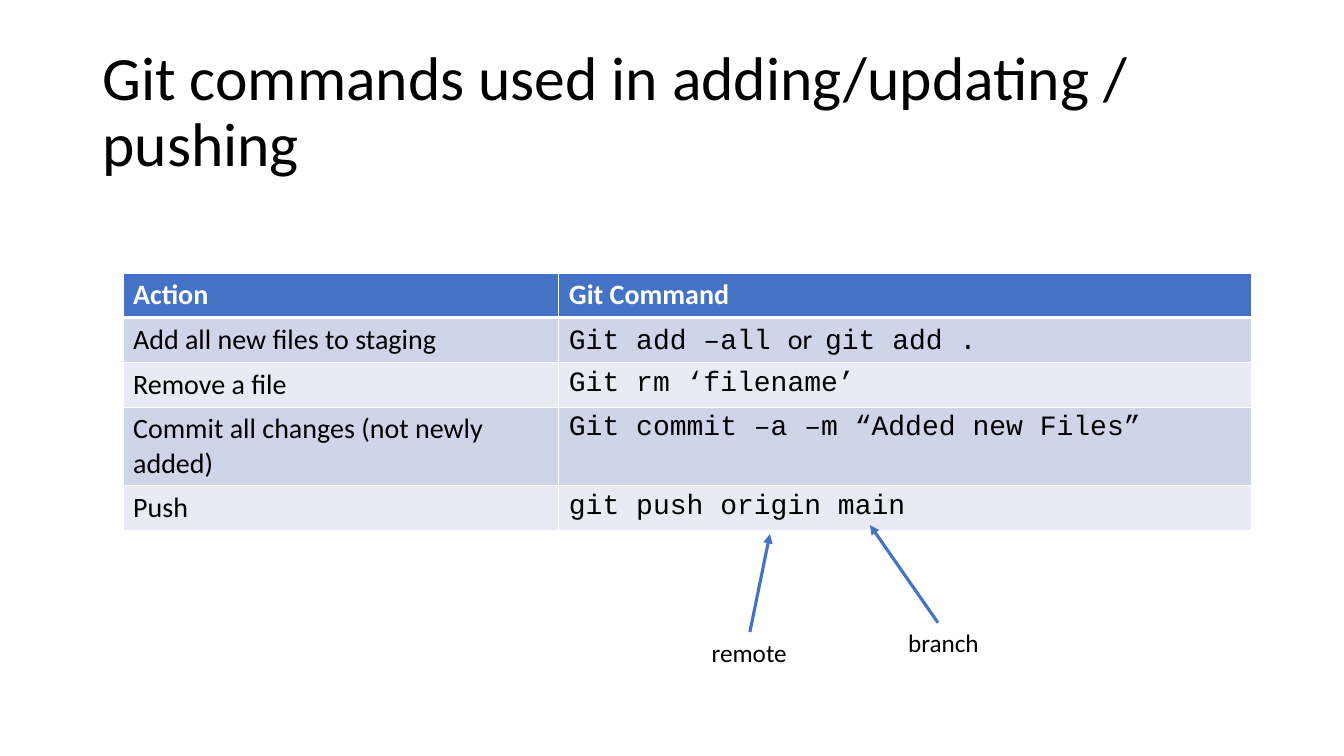
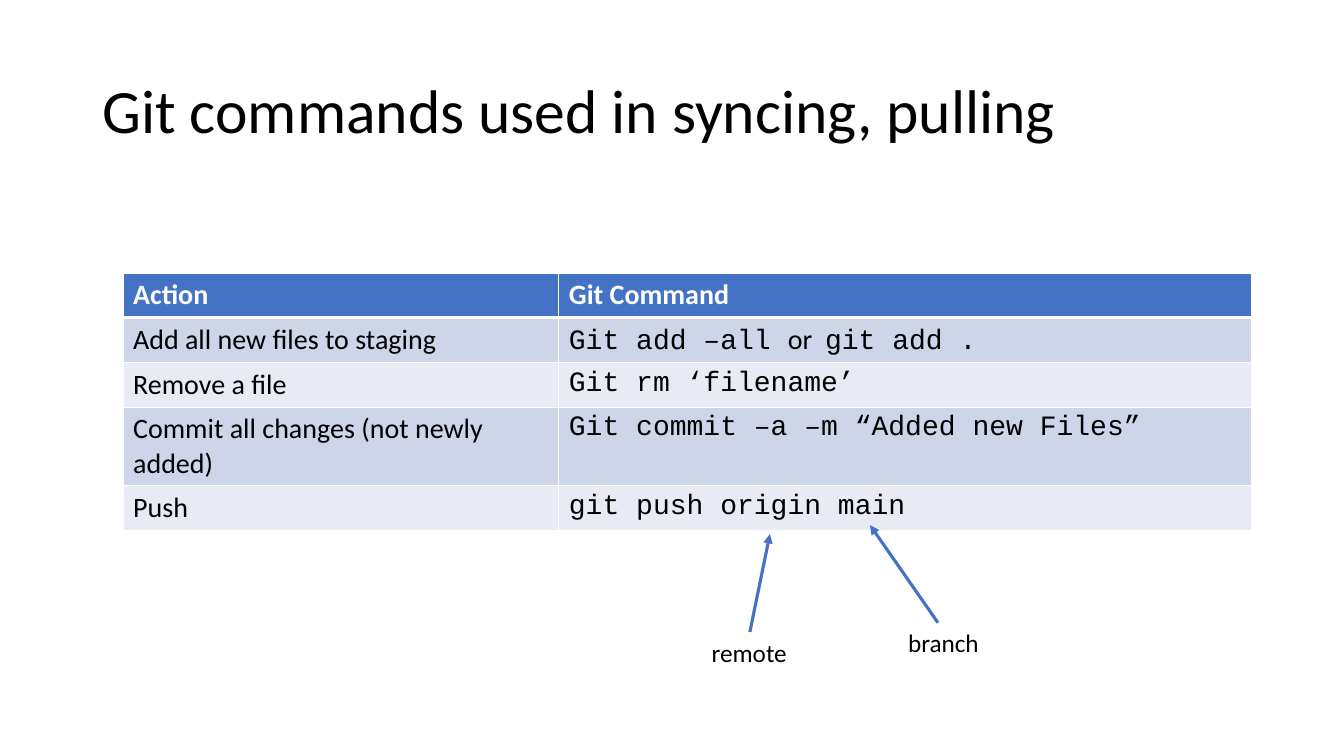
Before and after one commit to LearnWithCSA/GitWorkshop, a slide deck: slide 30 of SlideDeck/Git for Infra.pptx. Drawn at 1344x756 pixels with LibreOffice and Linux fonts; fonts in the diff are those of the drawing. Boxes give left, top, right and bottom in pixels: in the first picture for what was removed or moved away, otherwise in the second. Text is boxed around its words. In the diff, an @@ line names an element or a change of style, - is before the commit and + after.

```diff
--- a/SlideDeck/Git for Infra.pptx
+++ b/SlideDeck/Git for Infra.pptx
@@ title at (x1=102, y1=90, x2=1055, y2=144): text changed @@
-Git commands used in adding/updating / pushing
+Git commands used in syncing, pulling
```
Also in this commit, not shown: 3 other slides changed, 11 slides added, 1 slide removed, 2 other files.
